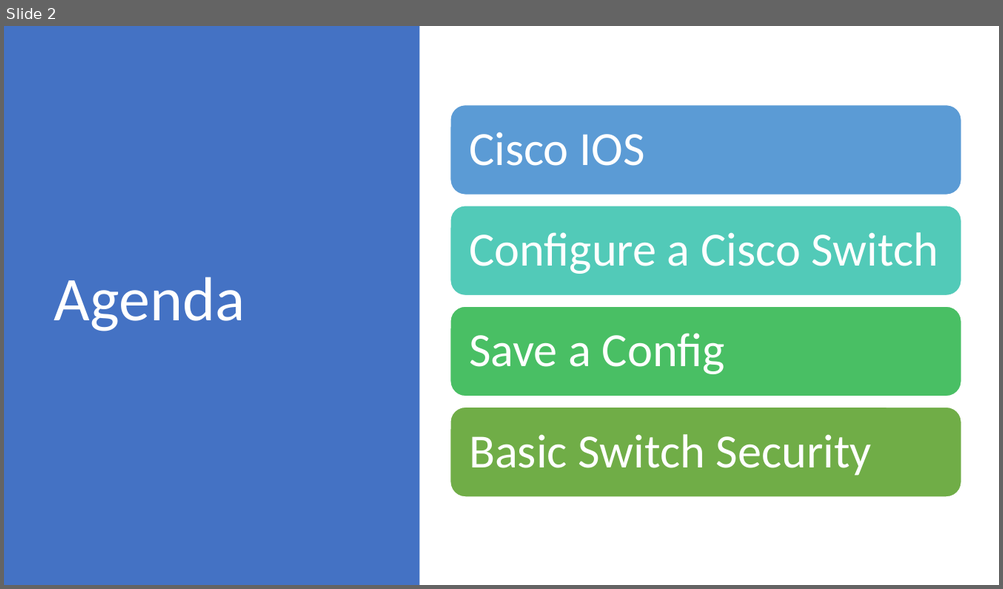
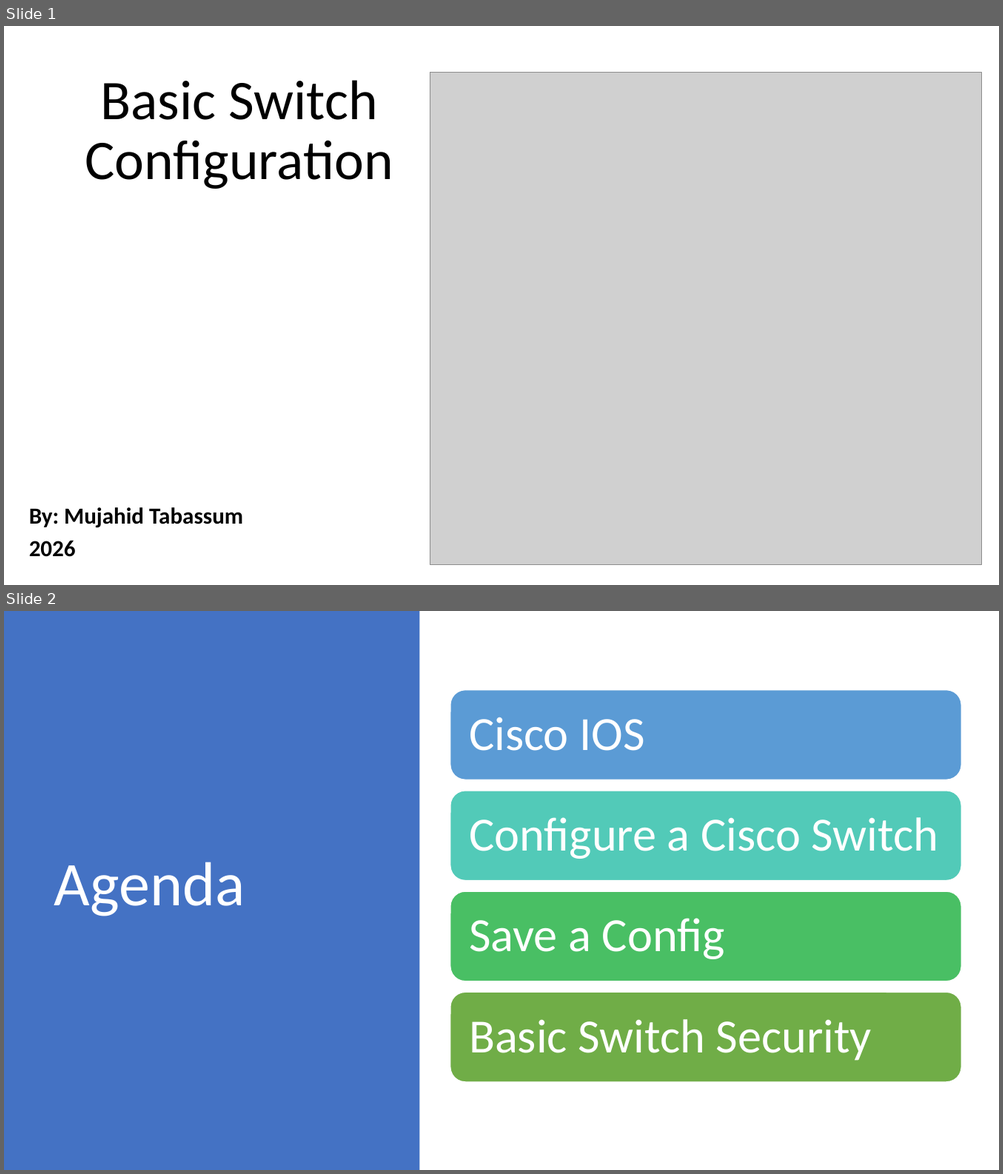
Before and after one commit to setu-comp-sci-2025/computer-systems-networks, a slide deck: topic-05-week5/unit-1/talk-2-Basic-Switch-Config/switch-config.pptx. Shown one above the other, each under a label of ours: slide 2 before the commit, slides 1 and 2 after it. The pictures are 1003x589 and 1003x1174 pixels, drawn with LibreOffice and Linux fonts; fonts in the diff are those of the drawing; grey boxes stand for pictures. Boxes give left, top, right and bottom in pixels: in the first picture for what was removed or moved away, otherwise in the second. Text is boxed around its words. In the diff, an @@ line names an element or a change of style, - is before the commit and + after.

```diff
--- a/topic-05-week5/unit-1/talk-2-Basic-Switch-Config/switch-config.pptx
+++ b/topic-05-week5/unit-1/talk-2-Basic-Switch-Config/switch-config.pptx
@@ slide 1 added at [4, 26, 999, 585], background #FFFFFF @@
@@ title added at [85, 80, 393, 189], 54 pt, text #000000 @@
+Basic Switch Configuration
@@ picture added at [430, 73, 981, 565] @@
@@ subtitle added at [29, 508, 243, 557], 22.2 pt, text #000000, bold @@
+By: Mujahid Tabassum
+2026
```
Also in this commit, not shown: 1 slide removed, 11 other files.
